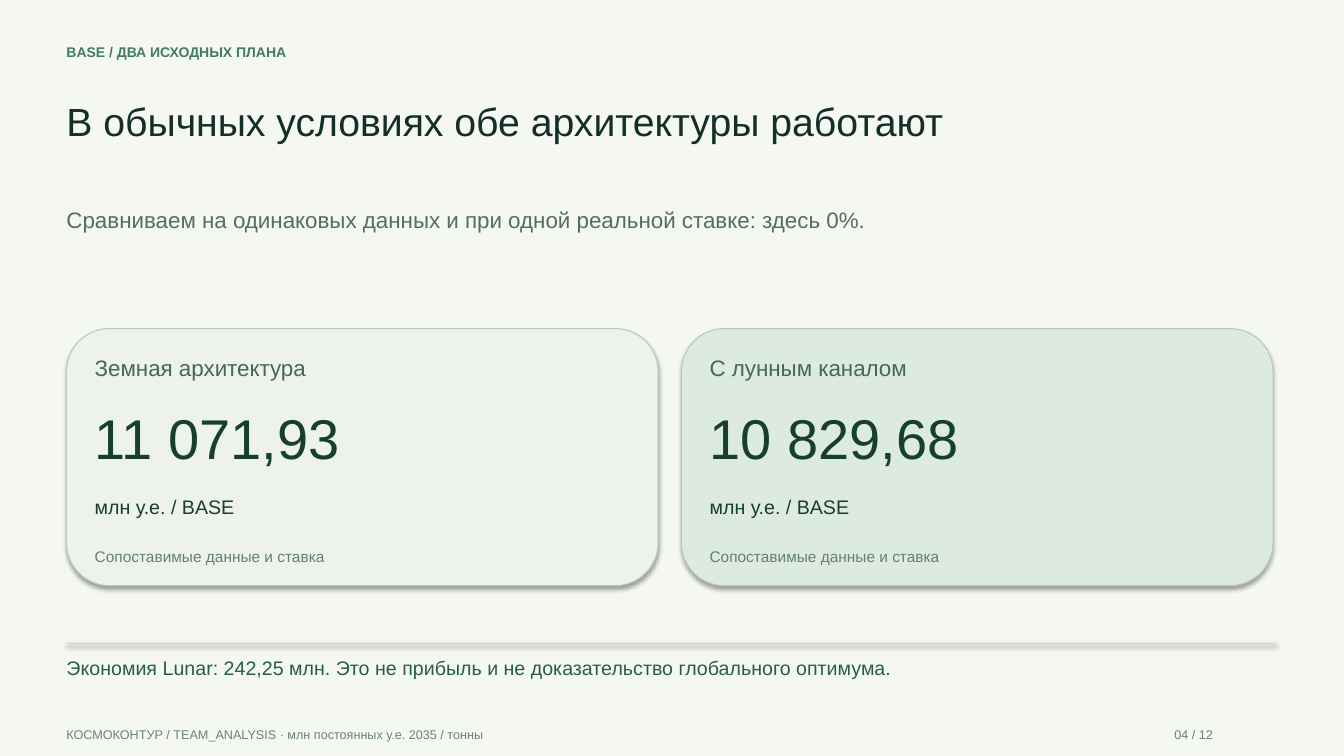
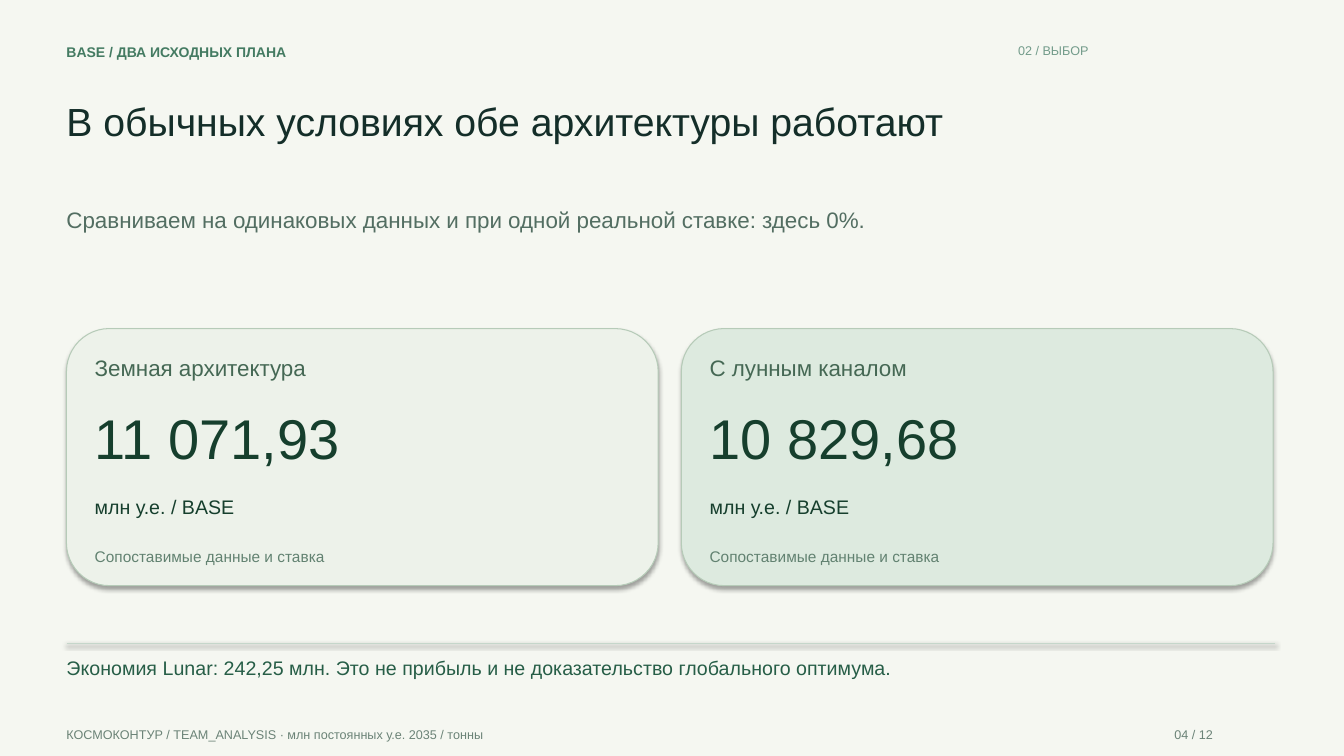
Before and after one commit to overbaffe1/CosmoH, a slide deck: slide 4 of solutions/fuel-contour/docs/PRESENTATION.pptx. Drawn at 1344x756 pixels with LibreOffice and Linux fonts; fonts in the diff are those of the drawing. Boxes give left, top, right and bottom in pixels: in the first picture for what was removed or moved away, otherwise in the second. Text is boxed around its words. In the diff, an @@ line names an element or a change of style, - is before the commit and + after.

```diff
--- a/solutions/fuel-contour/docs/PRESENTATION.pptx
+++ b/solutions/fuel-contour/docs/PRESENTATION.pptx
@@ text added at bbox=[1018, 46, 1089, 55], 9 pt, text #729B8A @@
+02 / ВЫБОР
```
Also in this commit, not shown: 9 other slides changed, 2 slides added, 2 slides removed, 13 other files.
